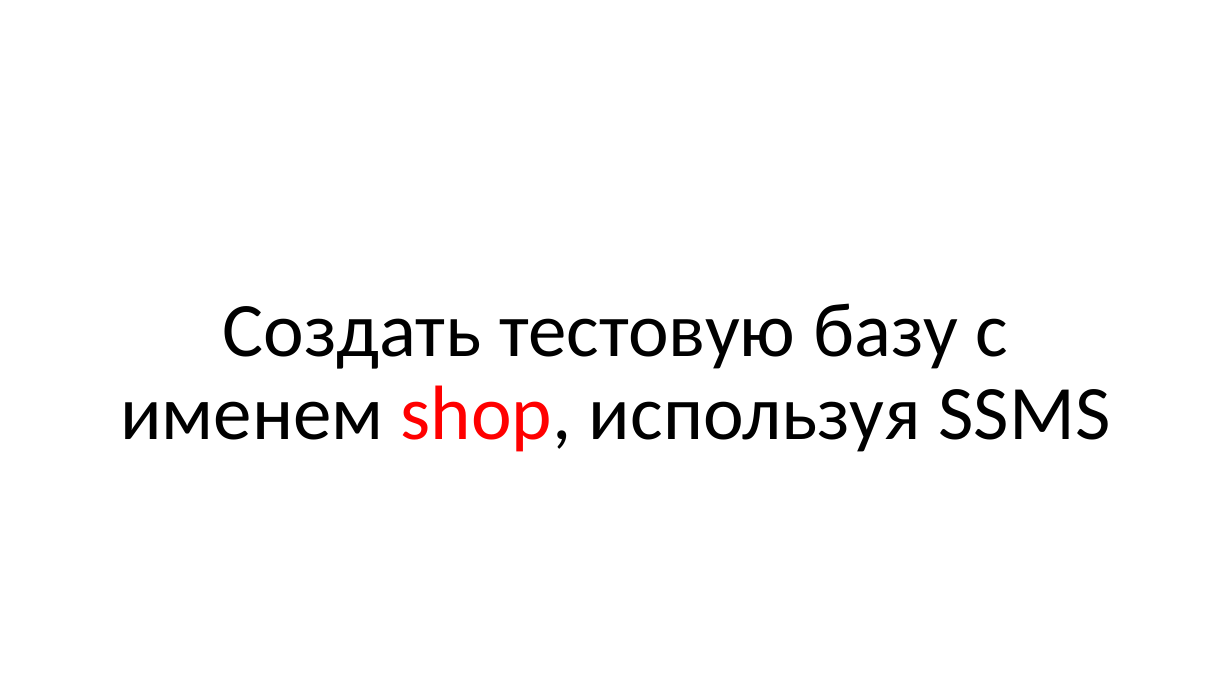
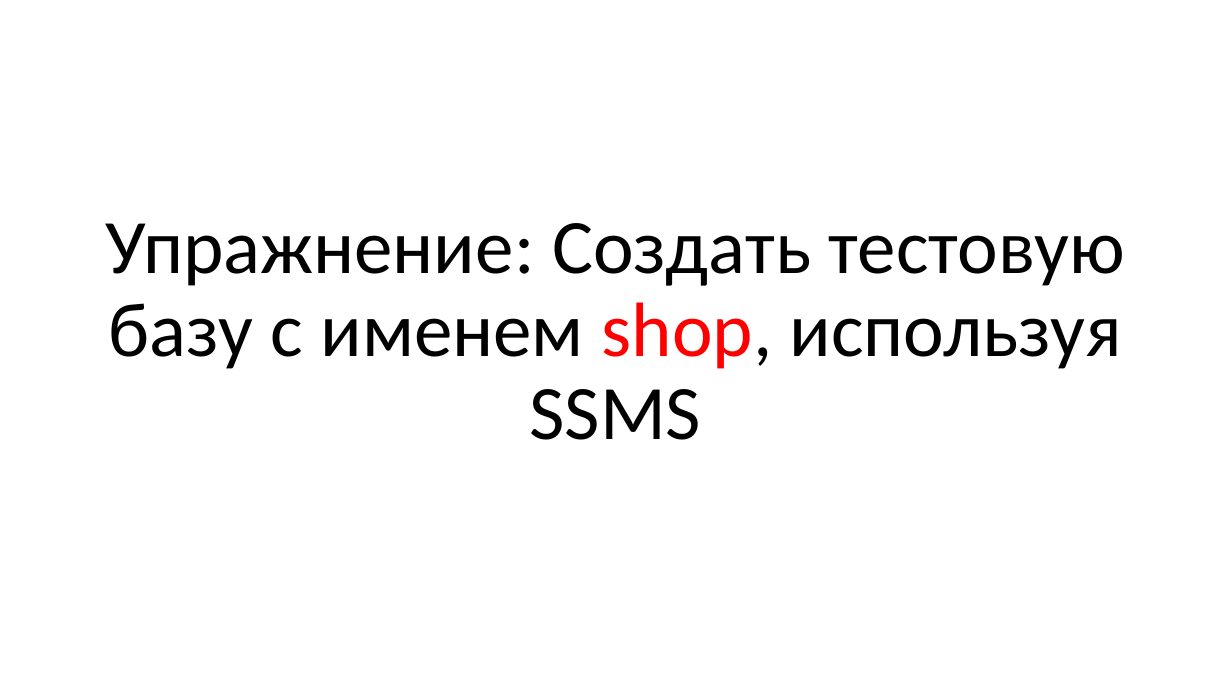
Before and after one commit to dmitriykuptsov/SQL, a slide deck: slide 6 of sql.pptx (slide 4 before the commit). Drawn at 1232x693 pixels with LibreOffice and Linux fonts; fonts in the diff are those of the drawing. Boxes give left, top, right and bottom in pixels: in the first picture for what was removed or moved away, otherwise in the second. Text is boxed around its words. In the diff, an @@ line names an element or a change of style, - is before the commit and + after.

```diff
--- a/sql.pptx
+++ b/sql.pptx
@@ title at box(105, 223, 1125, 440): text changed @@
-Создать тестовую базу с именем shop, используя SSMS
+Упражнение: Создать тестовую базу с именем shop, используя SSMS
```
Also in this commit, not shown: 6 other slides changed, 47 slides added, 3 other files.
